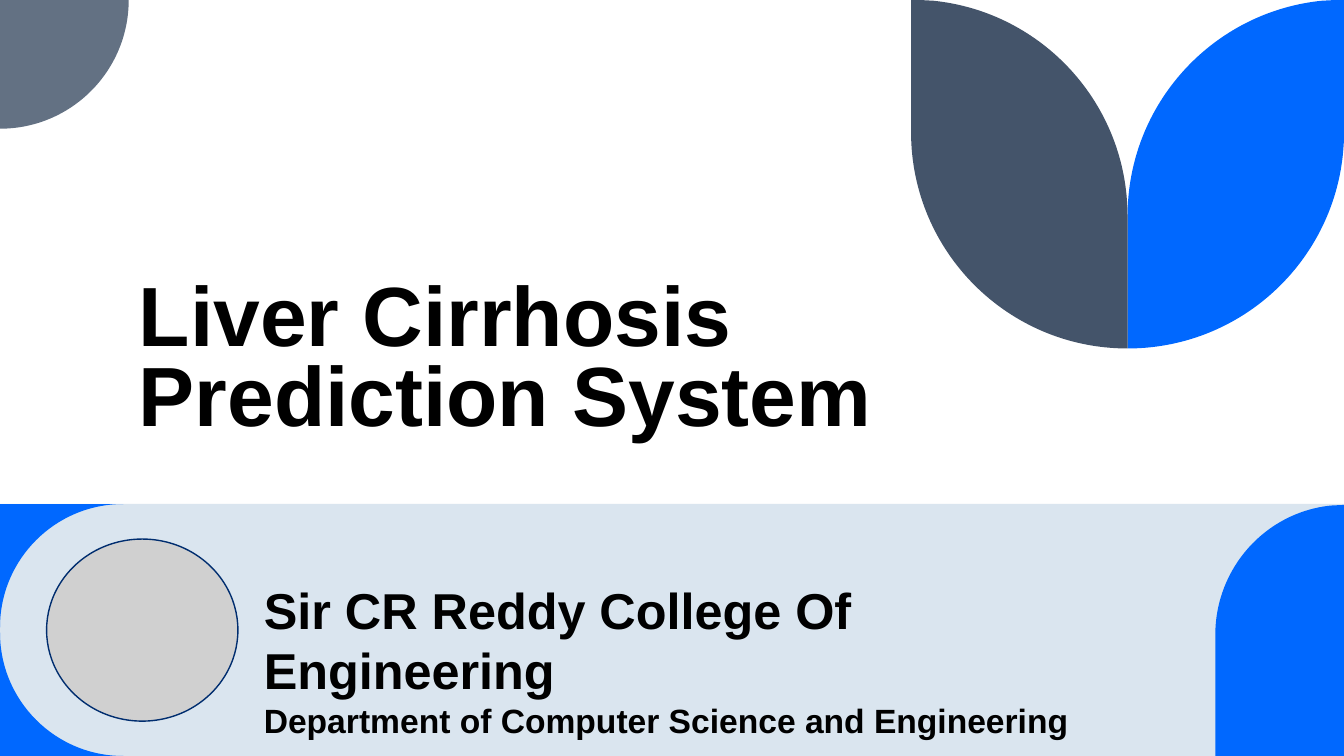
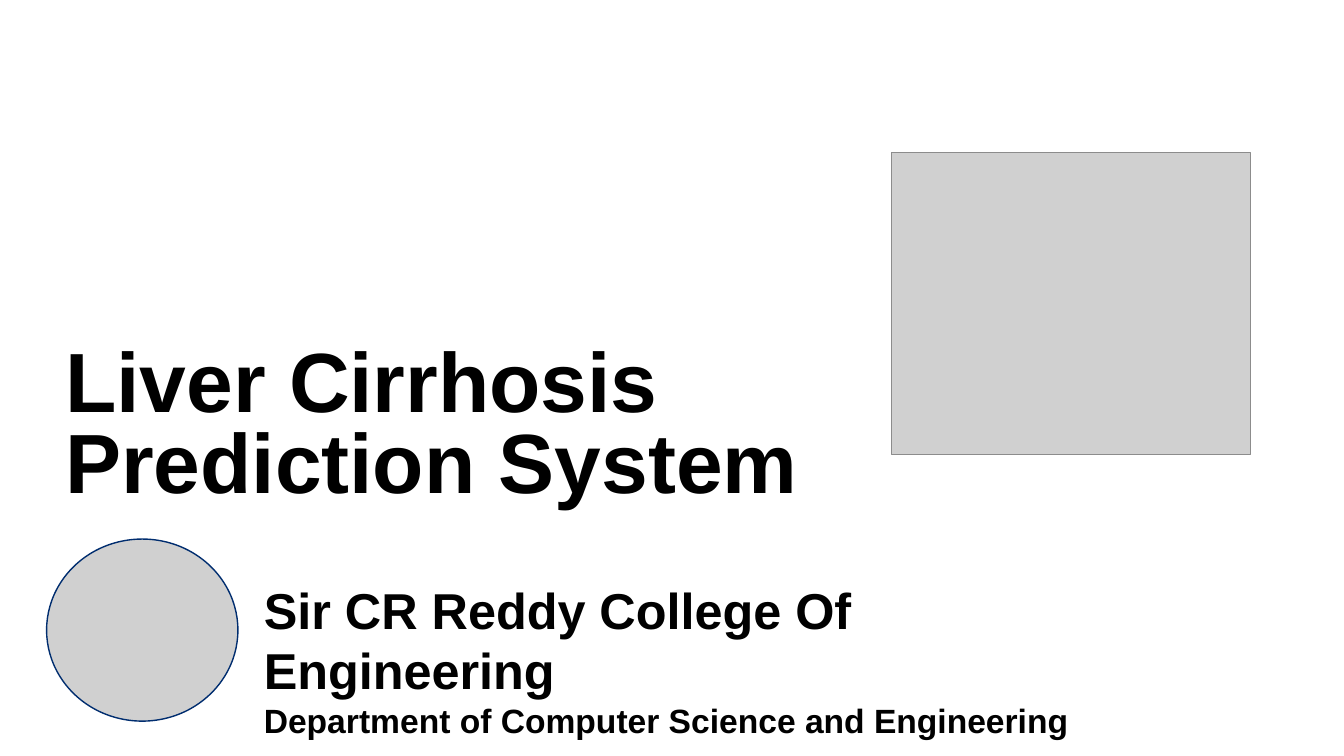
Before and after one commit to aslucky0143/final-year-project, a slide deck: slide 1 of Liver Cirrhosis Prediction System.pptx. Drawn at 1344x756 pixels with LibreOffice and Linux fonts; fonts in the diff are those of the drawing; grey boxes stand for pictures. Boxes give left, top, right and bottom in pixels: in the first picture for what was removed or moved away, otherwise in the second. Text is boxed around its words. In the diff, an @@ line names an element or a change of style, - is before the commit and + after.

```diff
--- a/Liver Cirrhosis Prediction System.pptx
+++ b/Liver Cirrhosis Prediction System.pptx
@@ title "Liver Cirrhosis Prediction System" moved from (x1=139, y1=285, x2=871, y2=442) to (x1=65, y1=351, x2=798, y2=508) @@
@@ picture added at (x1=891, y1=153, x2=1250, y2=455) @@
@@ rectangle removed at (x1=0, y1=504, x2=1344, y2=756) @@
@@ group removed at (x1=0, y1=0, x2=1344, y2=756): 6 freeform shapes, 1 ellipse @@
```
Also in this commit, not shown: 15 other slides changed, 4 slides added, 6 slides removed, 2 other files.
